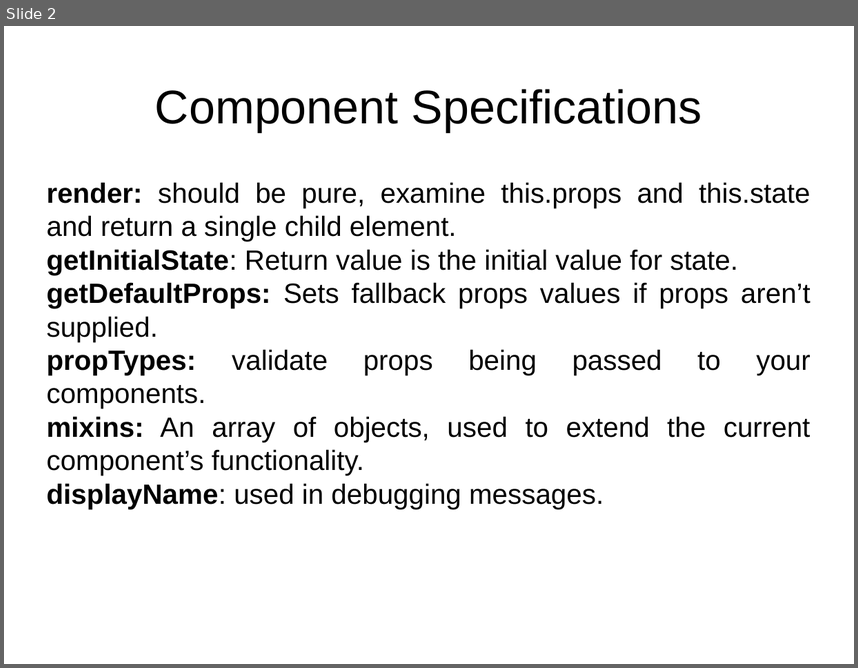
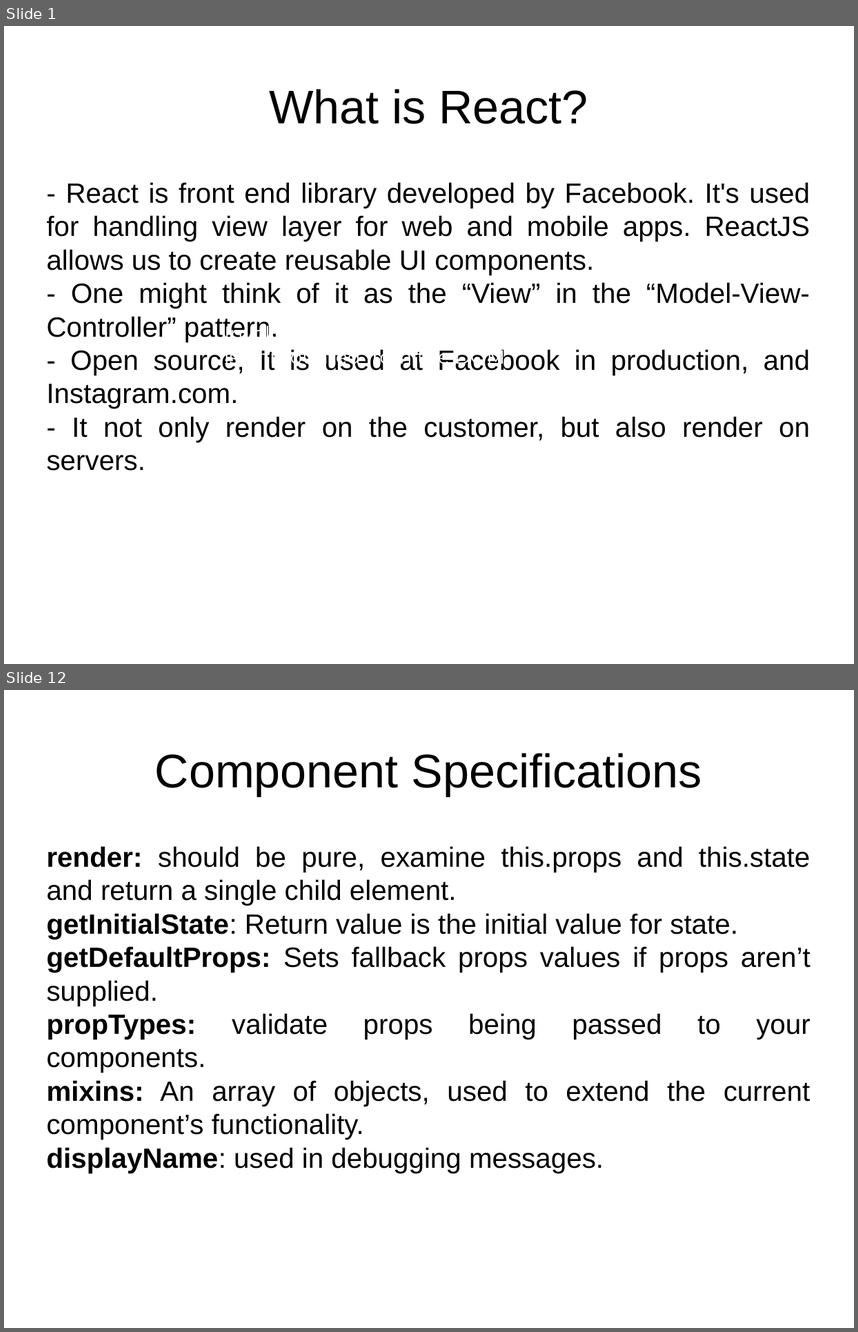
Before and after one commit to lnvtphu/MUsers, a slide deck: document/Presentation.pptx. Shown one above the other, each under a label of ours: slide 2 before the commit, slides 1 and 12 after it; the slides between them are not shown. The pictures are 858x668 and 858x1332 pixels, drawn with LibreOffice and Linux fonts; fonts in the diff are those of the drawing. Boxes give left, top, right and bottom in pixels: in the first picture for what was removed or moved away, otherwise in the second. Text is boxed around its words. In the diff, an @@ line names an element or a change of style, - is before the commit and + after.

```diff
--- a/document/Presentation.pptx
+++ b/document/Presentation.pptx
@@ slide 1 added at (x1=4, y1=26, x2=854, y2=664), background #FFFFFF @@
@@ text added at (x1=269, y1=89, x2=588, y2=124), 44 pt, text #000000 @@
+What is React?
@@ text added at (x1=47, y1=182, x2=810, y2=470), 26 pt, text #000000 @@
+- React is front end library developed by Facebook. It's used for handling view layer for web and mobile apps. ReactJS allows us to create reusable UI components.
+- One might think of it as the “View” in the “Model-View-Controller” pattern.
+- Open source, It is used at Facebook in production, and Instagram.com.
+- It not only render on the customer, but also render on servers.
@@ text added at (x1=224, y1=321, x2=450, y2=368), 18 pt, text #FFFFFF @@
+Invoked immediately before a component is unmounted from the DOM.
@@ what was slide 2 is now slide 12 @@
```
Also in this commit, not shown: 2 slides changed, 10 other slides added, 7 other files.
